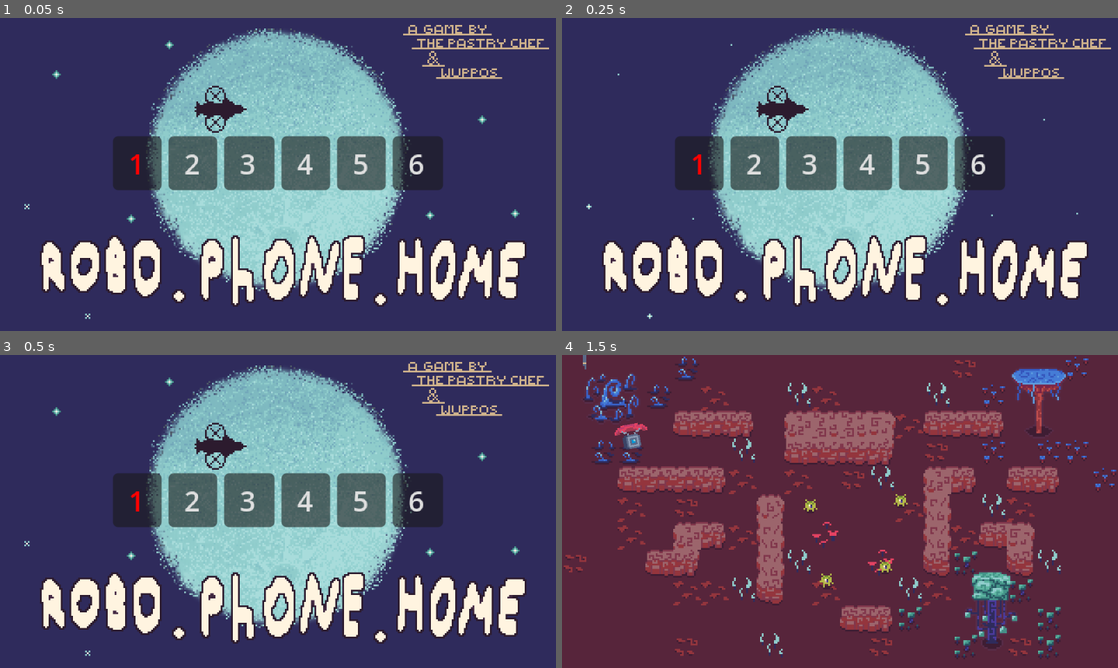
Above: before the commit, frames 1-4 (two rows, left to right).
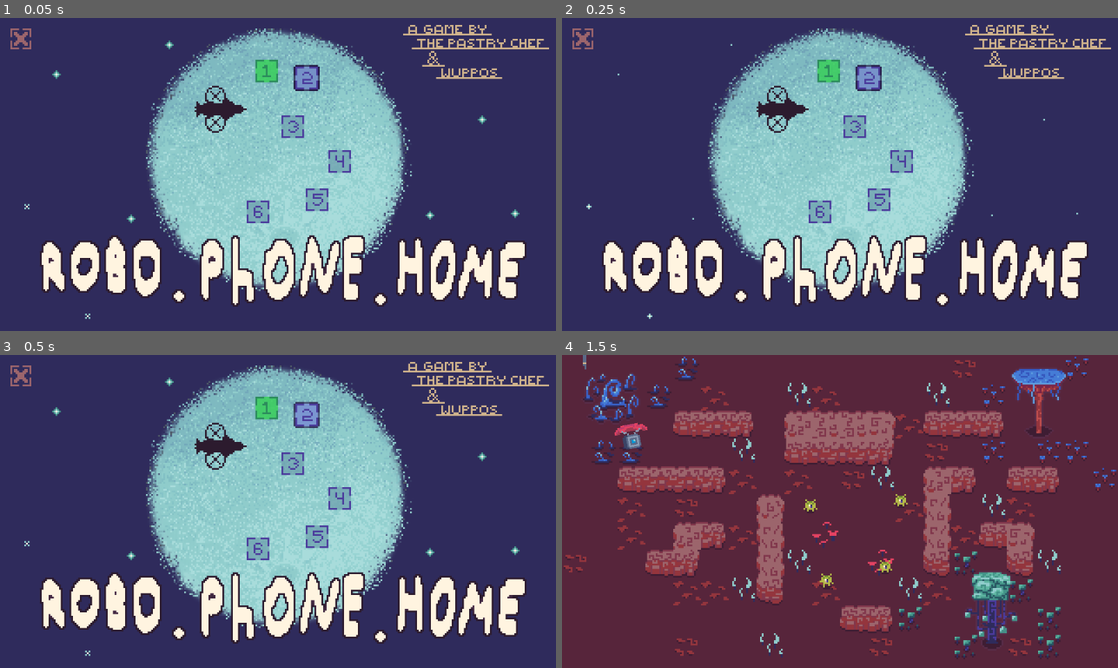
Above: after the commit, the same moments.

Repository: YannVeld/LD59
Game: Godot game, scene res://game_menu.tscn
The game is run twice, just before and just after one commit, with the same random seed, the same clock (stepped at 60 frames per second) and the same inputs.
Inputs (mouse positions are in pixels of both pictures, inside the frame that each line leads up to; where the layout moved, square brackets give the same spot in the first picture):
- Up to frame 1 (0.05 s): no input
- Up to frame 2 (0.25 s): no input
- Up to frame 3 (0.5 s): no input
- Up to frame 4 (1.5 s): click (840, 420) [701, 498] at 0.5 s; tap Enter at 1.25 s; move the mouse to (962, 495) at 1.27 s; hold D (move_right) from 1.28 s (still down)

The runs differ from the first frame. In frame 1, 11% of the frame differs, in the area x 1-80%, y 3-66%; in frame 2, 11%; in frame 3, 11%; in frame 4, nothing differs.

Commit message:
Change level buttons to texture button objects

Diff:
--- a/Scripts/game_menu.gd
+++ b/Scripts/game_menu.gd
@@ -48,3 +48,7 @@
 
 func mark_button_as_suggested(button):
 	button.set("theme_override_colors/font_color", Color.RED)
+
+func _on_quit_button_pressed() -> void:
+	get_tree().quit()
+	pass # Replace with function body.
--- a/game_menu.tscn
+++ b/game_menu.tscn
@@ -8,6 +8,14 @@
 [ext_resource type="Texture2D" uid="uid://crb0lf6167d7w" path="res://Sprites/menu/MainMenu_madeby.png" id="4_qus6b"]
 [ext_resource type="PackedScene" uid="uid://bsheukrvpenne" path="res://Scenes/fader.tscn" id="6_qus6b"]
 [ext_resource type="Texture2D" uid="uid://bg4belcijkqxf" path="res://Sprites/menu/MenuStar.png" id="7_wr0q8"]
+[ext_resource type="Texture2D" uid="uid://d0nreyg0ltvor" path="res://Sprites/menu/LevelButton_1.png" id="8_yd342"]
+[ext_resource type="Shader" uid="uid://did6plis7b6yh" path="res://Shaders/BlinkingOutline.gdshader" id="9_4iehe"]
+[ext_resource type="Texture2D" uid="uid://b0el27p8lxarx" path="res://Sprites/menu/ExitButton.png" id="9_pbvm6"]
+[ext_resource type="Texture2D" uid="uid://d0cn2tx11jgmj" path="res://Sprites/menu/LevelButton_2.png" id="10_0im1f"]
+[ext_resource type="Texture2D" uid="uid://dgawdoidtcd7p" path="res://Sprites/menu/LevelButton_3.png" id="11_6juqt"]
+[ext_resource type="Texture2D" uid="uid://gxlu6yowlo7c" path="res://Sprites/menu/LevelButton_4.png" id="12_scqq5"]
+[ext_resource type="Texture2D" uid="uid://ptrkxlvdgav5" path="res://Sprites/menu/LevelButton_5.png" id="13_yaj6r"]
+[ext_resource type="Texture2D" uid="uid://dhr2pmqm2gyid" path="res://Sprites/menu/LevelButton_6.png" id="14_nmbfh"]
 
 [sub_resource type="AtlasTexture" id="AtlasTexture_pbvm6"]
 atlas = ExtResource("7_wr0q8")
@@ -67,6 +75,97 @@
 "speed": 8.0
 }]
 
+[sub_resource type="AtlasTexture" id="AtlasTexture_scqq5"]
+atlas = ExtResource("8_yd342")
+region = Rect2(0, 0, 16, 16)
+
+[sub_resource type="AtlasTexture" id="AtlasTexture_yaj6r"]
+atlas = ExtResource("8_yd342")
+region = Rect2(16, 0, 16, 16)
+
+[sub_resource type="AtlasTexture" id="AtlasTexture_nmbfh"]
+atlas = ExtResource("8_yd342")
+region = Rect2(32, 0, 16, 16)
+
+[sub_resource type="ShaderMaterial" id="ShaderMaterial_scqq5"]
+shader = ExtResource("9_4iehe")
+shader_parameter/outline_color_min = Color(0.28, 0.23, 0.52, 0)
+shader_parameter/outline_color_max = Color(0.14, 0.1, 0.27, 1)
+shader_parameter/fade_time = 4.0
+shader_parameter/do_blinking = true
+
+[sub_resource type="AtlasTexture" id="AtlasTexture_mo4ec"]
+atlas = ExtResource("10_0im1f")
+region = Rect2(0, 0, 16, 16)
+
+[sub_resource type="AtlasTexture" id="AtlasTexture_iit72"]
+atlas = ExtResource("10_0im1f")
+region = Rect2(16, 0, 16, 16)
+
+[sub_resource type="AtlasTexture" id="AtlasTexture_l1uha"]
+atlas = ExtResource("10_0im1f")
+region = Rect2(32, 0, 16, 16)
+
+[sub_resource type="AtlasTexture" id="AtlasTexture_x0tny"]
+atlas = ExtResource("11_6juqt")
+region = Rect2(0, 0, 16, 16)
+
+[sub_resource type="AtlasTexture" id="AtlasTexture_2r5qu"]
+atlas = ExtResource("11_6juqt")
+region = Rect2(16, 0, 16, 16)
+
+[sub_resource type="AtlasTexture" id="AtlasTexture_rfeyw"]
+atlas = ExtResource("11_6juqt")
+region = Rect2(32, 0, 16, 16)
+
+[sub_resource type="AtlasTexture" id="AtlasTexture_naein"]
+atlas = ExtResource("12_scqq5")
+region = Rect2(0, 0, 16, 16)
+
+[sub_resource type="AtlasTexture" id="AtlasTexture_qf3pj"]
+atlas = ExtResource("12_scqq5")
+region = Rect2(16, 0, 16, 16)
+
+[sub_resource type="AtlasTexture" id="AtlasTexture_5gaap"]
+atlas = ExtResource("12_scqq5")
+region = Rect2(32, 0, 16, 16)
+
+[sub_resource type="AtlasTexture" id="AtlasTexture_6154r"]
+atlas = ExtResource("13_yaj6r")
+region = Rect2(0, 0, 16, 16)
+
+[sub_resource type="AtlasTexture" id="AtlasTexture_1emyl"]
+atlas = ExtResource("13_yaj6r")
+region = Rect2(16, 0, 16, 16)
+
+[sub_resource type="AtlasTexture" id="AtlasTexture_em4j1"]
+atlas = ExtResource("13_yaj6r")
+region = Rect2(32, 0, 16, 16)
+
+[sub_resource type="AtlasTexture" id="AtlasTexture_41b0x"]
+atlas = ExtResource("14_nmbfh")
+region = Rect2(0, 0, 16, 16)
+
+[sub_resource type="AtlasTexture" id="AtlasTexture_7e0qo"]
+atlas = ExtResource("14_nmbfh")
+region = Rect2(16, 0, 16, 16)
+
+[sub_resource type="AtlasTexture" id="AtlasTexture_0jcky"]
+atlas = ExtResource("14_nmbfh")
+region = Rect2(32, 0, 16, 16)
+
+[sub_resource type="AtlasTexture" id="AtlasTexture_4iehe"]
+atlas = ExtResource("9_pbvm6")
+region = Rect2(0, 0, 16, 16)
+
+[sub_resource type="AtlasTexture" id="AtlasTexture_0im1f"]
+atlas = ExtResource("9_pbvm6")
+region = Rect2(16, 0, 16, 16)
+
+[sub_resource type="AtlasTexture" id="AtlasTexture_6juqt"]
+atlas = ExtResource("9_pbvm6")
+region = Rect2(32, 0, 16, 16)
+
 [node name="GameMenu" type="Node2D" unique_id=1798613870]
 script = ExtResource("1_qus6b")
 
@@ -135,41 +234,88 @@
 position = Vector2(160, 90)
 texture = ExtResource("4_qus6b")
 
-[node name="Level buttons" type="HBoxContainer" parent="." unique_id=1728283557]
+[node name="Level buttons" type="Control" parent="." unique_id=806856561]
+layout_mode = 3
+anchors_preset = 0
 offset_left = 65.0
 offset_top = 67.52
 offset_right = 255.0
 offset_bottom = 98.520004
 
-[node name="Button1" type="Button" parent="Level buttons" unique_id=764628211]
-layout_mode = 2
-size_flags_horizontal = 3
-text = "1"
-
-[node name="Button2" type="Button" parent="Level buttons" unique_id=1145476549]
-layout_mode = 2
-size_flags_horizontal = 3
-text = "2"
-
-[node name="Button3" type="Button" parent="Level buttons" unique_id=23963129]
-layout_mode = 2
-size_flags_horizontal = 3
-text = "3"
-
-[node name="Button4" type="Button" parent="Level buttons" unique_id=1511021715]
-layout_mode = 2
-size_flags_horizontal = 3
-text = "4"
-
-[node name="Button5" type="Button" parent="Level buttons" unique_id=2041245639]
-layout_mode = 2
-size_flags_horizontal = 3
-text = "5"
-
-[node name="Button6" type="Button" parent="Level buttons" unique_id=2096303132]
-layout_mode = 2
-size_flags_horizontal = 3
-text = "6"
+[node name="Button1" type="TextureButton" parent="Level buttons" unique_id=1913659858]
+layout_mode = 0
+offset_left = 81.0
+offset_top = -44.519997
+offset_right = 109.0
+offset_bottom = -13.519997
+size_flags_horizontal = 3
+texture_normal = SubResource("AtlasTexture_scqq5")
+texture_pressed = SubResource("AtlasTexture_yaj6r")
+texture_hover = SubResource("AtlasTexture_nmbfh")
+
+[node name="Button2" type="TextureButton" parent="Level buttons" unique_id=913992922]
+material = SubResource("ShaderMaterial_scqq5")
+layout_mode = 0
+offset_left = 104.0
+offset_top = -40.519997
+offset_right = 132.0
+offset_bottom = -9.519997
+size_flags_horizontal = 3
+texture_normal = SubResource("AtlasTexture_mo4ec")
+texture_pressed = SubResource("AtlasTexture_iit72")
+texture_hover = SubResource("AtlasTexture_l1uha")
+
+[node name="Button3" type="TextureButton" parent="Level buttons" unique_id=891235830]
+layout_mode = 0
+offset_left = 96.0
+offset_top = -12.519997
+offset_right = 125.0
+offset_bottom = 18.480003
+size_flags_horizontal = 3
+texture_normal = SubResource("AtlasTexture_x0tny")
+texture_pressed = SubResource("AtlasTexture_2r5qu")
+texture_hover = SubResource("AtlasTexture_rfeyw")
+
+[node name="Button4" type="TextureButton" parent="Level buttons" unique_id=1692376545]
+layout_mode = 0
+offset_left = 123.0
+offset_top = 7.4800034
+offset_right = 151.0
+offset_bottom = 38.480003
+size_flags_horizontal = 3
+texture_normal = SubResource("AtlasTexture_naein")
+texture_pressed = SubResource("AtlasTexture_qf3pj")
+texture_hover = SubResource("AtlasTexture_5gaap")
+
+[node name="Button5" type="TextureButton" parent="Level buttons" unique_id=1009764604]
+layout_mode = 0
+offset_left = 110.0
+offset_top = 29.480003
+offset_right = 138.0
+offset_bottom = 60.480003
+size_flags_horizontal = 3
+texture_normal = SubResource("AtlasTexture_6154r")
+texture_pressed = SubResource("AtlasTexture_1emyl")
+texture_hover = SubResource("AtlasTexture_em4j1")
+
+[node name="Button6" type="TextureButton" parent="Level buttons" unique_id=1553277886]
+layout_mode = 0
+offset_left = 76.0
+offset_top = 36.480003
+offset_right = 105.0
+offset_bottom = 67.48
+size_flags_horizontal = 3
+texture_normal = SubResource("AtlasTexture_41b0x")
+texture_pressed = SubResource("AtlasTexture_7e0qo")
+texture_hover = SubResource("AtlasTexture_0jcky")
+
+[node name="ColorRect2" type="ColorRect" parent="." unique_id=143029500]
+offset_left = 147.0
+offset_top = 24.0
+offset_right = 187.0
+offset_bottom = 64.0
+scale = Vector2(0.32337213, 0.325985)
+color = Color(0, 1, 0, 0.4117647)
 
 [node name="Fader" parent="." unique_id=1757906040 instance=ExtResource("6_qus6b")]
 visible = false
@@ -182,12 +328,21 @@
 
 [node name="ColorRect" type="ColorRect" parent="." unique_id=1694349846]
 z_index = -4096
-offset_left = -250.0
-offset_top = -135.0
-offset_right = 675.0
-offset_bottom = 387.0
+offset_left = -116.0
+offset_top = -157.0
+offset_right = 809.0
+offset_bottom = 365.0
 mouse_filter = 2
 color = Color(0.18431373, 0.16862746, 0.36078432, 1)
+
+[node name="QuitButton" type="TextureButton" parent="." unique_id=952637338]
+offset_left = 4.0
+offset_top = 4.0
+offset_right = 20.0
+offset_bottom = 20.0
+texture_normal = SubResource("AtlasTexture_4iehe")
+texture_pressed = SubResource("AtlasTexture_0im1f")
+texture_hover = SubResource("AtlasTexture_6juqt")
 
 [connection signal="pressed" from="Level buttons/Button1" to="." method="_on_button_pressed"]
 [connection signal="pressed" from="Level buttons/Button2" to="." method="_on_button_2_pressed"]
@@ -195,3 +350,4 @@
 [connection signal="pressed" from="Level buttons/Button4" to="." method="_on_button_4_pressed"]
 [connection signal="pressed" from="Level buttons/Button5" to="." method="_on_button_5_pressed"]
 [connection signal="pressed" from="Level buttons/Button6" to="." method="_on_button_6_pressed"]
+[connection signal="pressed" from="QuitButton" to="." method="_on_quit_button_pressed"]
